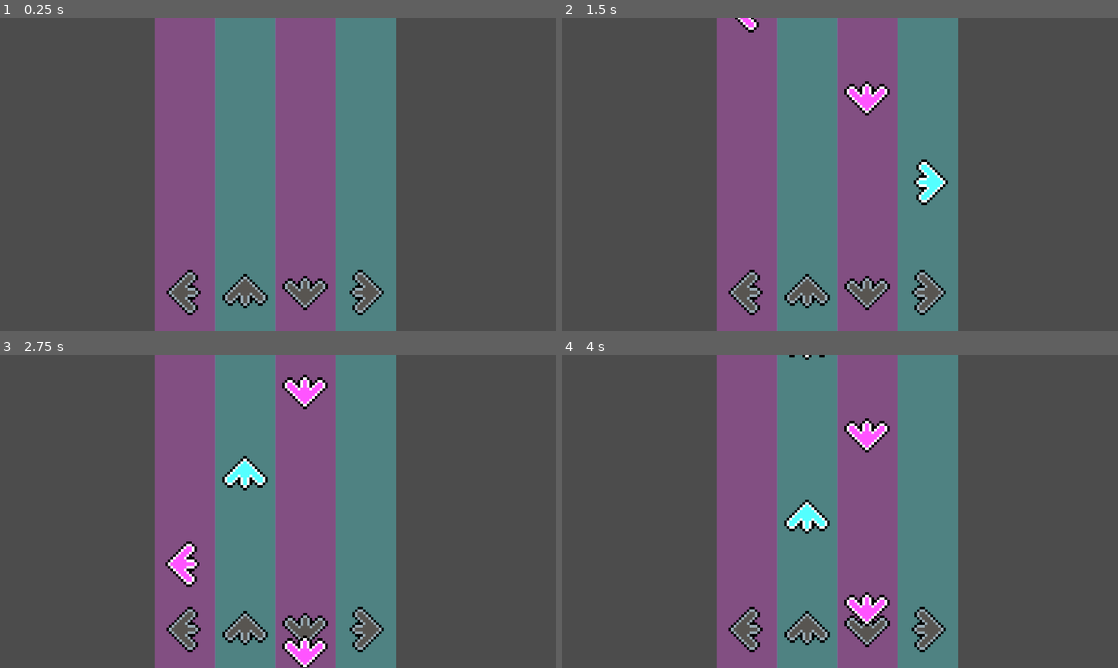
Above: before the commit, frames 1-4 (two rows, left to right).
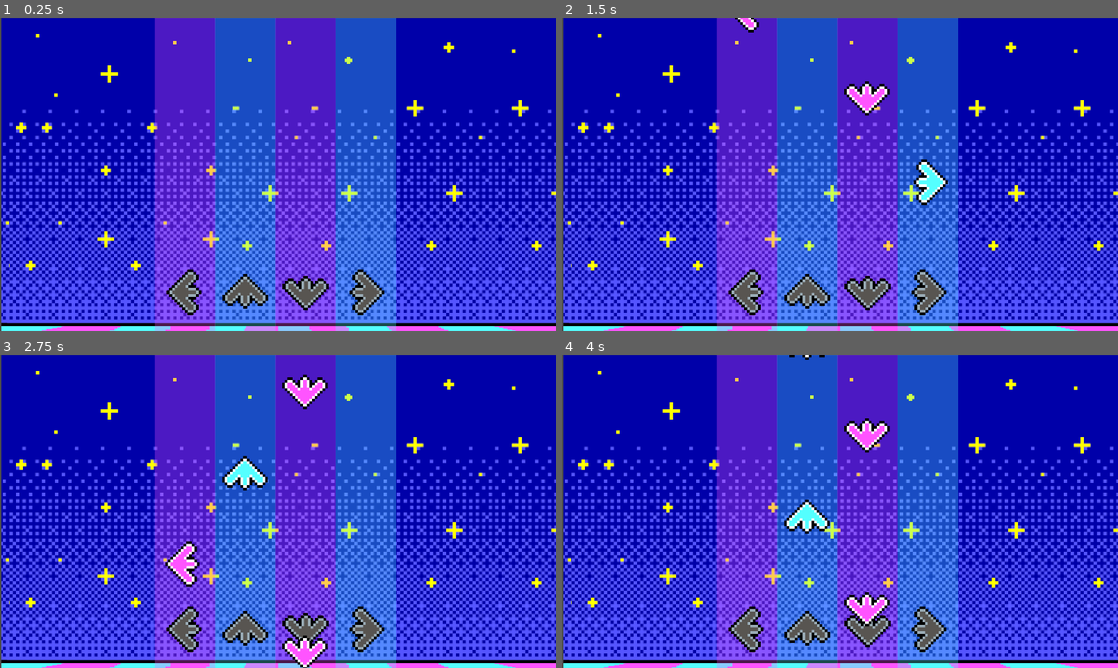
Above: after the commit, the same moments.

Repository: BoogIsko/BoogIsko
Game: Godot game, scene res://game/Game.tscn
The game is run twice, just before and just after one commit, with the same random seed, the same clock (stepped at 60 frames per second) and the same inputs. This scene is started directly instead of the project's main scene.
Inputs:
- Up to frame 1 (0.25 s): no input
- Up to frame 2 (1.5 s): no input
- Up to frame 3 (2.75 s): no input
- Up to frame 4 (4 s): no input

The runs differ from the first frame. In frame 1, 98% of the frame differs, in the area x 0-100%, y 0-100%; in frame 2, 97%; in frame 3, 96%; in frame 4, 97%.

Commit message:
Gameplay Prototype
will add more

Diff:
--- /dev/null
+++ b/boogisko_files/game/ArrowButton.tscn
@@ -0,0 +1,47 @@
+[gd_scene load_steps=8 format=2]
+
+[ext_resource path="res://assets/Game Screen/arrow_up.png" type="Texture" id=1]
+[ext_resource path="res://assets/Game Screen/arrow_up_moving.png" type="Texture" id=2]
+[ext_resource path="res://game/scripts/ArrowButton.gd" type="Script" id=3]
+
+[sub_resource type="SpriteFrames" id=1]
+animations = [ {
+"frames": [ ExtResource( 1 ), ExtResource( 2 ) ],
+"loop": true,
+"name": "default",
+"speed": 5.0
+} ]
+
+[sub_resource type="RectangleShape2D" id=2]
+
+[sub_resource type="RectangleShape2D" id=3]
+extents = Vector2( 10, 20.75 )
+
+[sub_resource type="RectangleShape2D" id=4]
+extents = Vector2( 9.75, 32.5 )
+
+[node name="ArrowButton" type="AnimatedSprite"]
+frames = SubResource( 1 )
+script = ExtResource( 3 )
+
+[node name="PerfectArea" type="Area2D" parent="."]
+
+[node name="CollisionShape2D" type="CollisionShape2D" parent="PerfectArea"]
+shape = SubResource( 2 )
+
+[node name="GoodArea" type="Area2D" parent="."]
+
+[node name="CollisionShape2D" type="CollisionShape2D" parent="GoodArea"]
+shape = SubResource( 3 )
+
+[node name="OkayArea" type="Area2D" parent="."]
+
+[node name="CollisionShape2D" type="CollisionShape2D" parent="OkayArea"]
+shape = SubResource( 4 )
+
+[connection signal="area_entered" from="PerfectArea" to="." method="_on_PerfectArea_area_entered"]
+[connection signal="area_exited" from="PerfectArea" to="." method="_on_PerfectArea_area_exited"]
+[connection signal="area_entered" from="GoodArea" to="." method="_on_GoodArea_area_entered"]
+[connection signal="area_exited" from="GoodArea" to="." method="_on_GoodArea_area_exited"]
+[connection signal="area_entered" from="OkayArea" to="." method="_on_OkayArea_area_entered"]
+[connection signal="area_exited" from="OkayArea" to="." method="_on_OkayArea_area_exited"]
--- a/boogisko_files/game/Game.tscn
+++ b/boogisko_files/game/Game.tscn
@@ -1,11 +1,73 @@
-[gd_scene load_steps=3 format=2]
+[gd_scene load_steps=17 format=2]
 
 [ext_resource path="res://assets/Game Screen/arrow_panel.png" type="Texture" id=1]
 [ext_resource path="res://game/scripts/Game.gd" type="Script" id=2]
+[ext_resource path="res://assets_new/game_screen/bg.png" type="Texture" id=3]
+[ext_resource path="res://game/ArrowButton.tscn" type="PackedScene" id=4]
+[ext_resource path="res://assets/Game Screen/arrow_down_moving.png" type="Texture" id=5]
+[ext_resource path="res://assets/Game Screen/arrow_up.png" type="Texture" id=6]
+[ext_resource path="res://assets/Game Screen/arrow_left_moving.png" type="Texture" id=7]
+[ext_resource path="res://assets/Game Screen/arrow_right_moving.png" type="Texture" id=8]
+[ext_resource path="res://assets/Game Screen/arrow_up_moving.png" type="Texture" id=9]
+[ext_resource path="res://assets/Game Screen/arrow_left.png" type="Texture" id=10]
+[ext_resource path="res://assets/Game Screen/arrow_right.png" type="Texture" id=11]
+[ext_resource path="res://assets/Game Screen/arrow_down.png" type="Texture" id=12]
+
+[sub_resource type="SpriteFrames" id=1]
+animations = [ {
+"frames": [ ExtResource( 6 ), ExtResource( 9 ) ],
+"loop": true,
+"name": "default",
+"speed": 5.0
+} ]
+
+[sub_resource type="SpriteFrames" id=2]
+animations = [ {
+"frames": [ ExtResource( 10 ), ExtResource( 7 ) ],
+"loop": true,
+"name": "default",
+"speed": 5.0
+} ]
+
+[sub_resource type="SpriteFrames" id=3]
+animations = [ {
+"frames": [ ExtResource( 12 ), ExtResource( 5 ) ],
+"loop": true,
+"name": "default",
+"speed": 5.0
+} ]
+
+[sub_resource type="SpriteFrames" id=4]
+animations = [ {
+"frames": [ ExtResource( 11 ), ExtResource( 8 ) ],
+"loop": true,
+"name": "default",
+"speed": 5.0
+} ]
 
 [node name="Game" type="Node2D"]
 script = ExtResource( 2 )
 
+[node name="Bg" type="Sprite" parent="."]
+position = Vector2( 643, 360 )
+texture = ExtResource( 3 )
+
 [node name="Sprite" type="Sprite" parent="."]
 position = Vector2( 633, 362 )
 texture = ExtResource( 1 )
+
+[node name="UpButton" parent="." instance=ExtResource( 4 )]
+position = Vector2( 565, 631 )
+frames = SubResource( 1 )
+
+[node name="LeftButton" parent="." instance=ExtResource( 4 )]
+position = Vector2( 426, 630 )
+frames = SubResource( 2 )
+
+[node name="DownButton" parent="." instance=ExtResource( 4 )]
+position = Vector2( 705, 631 )
+frames = SubResource( 3 )
+
+[node name="RightButton" parent="." instance=ExtResource( 4 )]
+position = Vector2( 843, 630 )
+frames = SubResource( 4 )
--- a/boogisko_files/game/Note.tscn
+++ b/boogisko_files/game/Note.tscn
@@ -16,7 +16,7 @@
 
 [sub_resource type="RectangleShape2D" id=2]
 
-[node name="Note" type="Area2D"]
+[node name="Note" type="Area2D" groups=["note"]]
 script = ExtResource( 5 )
 
 [node name="AnimatedSprite" type="AnimatedSprite" parent="."]
--- /dev/null
+++ b/boogisko_files/game/scripts/ArrowButton.gd
@@ -0,0 +1,33 @@
+extends AnimatedSprite
+
+var isPerfect = false
+var isGood = false
+var isOkay = false
+
+func _on_PerfectArea_area_entered(area: Area2D) -> void:
+	if area.is_in_group("note"):
+		isPerfect = true
+
+
+func _on_PerfectArea_area_exited(area: Area2D) -> void:
+	if area.is_in_group("note"):
+		isPerfect = false
+
+
+func _on_GoodArea_area_entered(area: Area2D) -> void:
+	if area.is_in_group("note"):
+		isGood = true
+
+
+func _on_GoodArea_area_exited(area: Area2D) -> void:
+	if area.is_in_group("note"):
+		isGood = false
+
+func _on_OkayArea_area_entered(area: Area2D) -> void:
+	if area.is_in_group("note"):
+		isOkay = true
+
+
+func _on_OkayArea_area_exited(area: Area2D) -> void:
+	if area.is_in_group("note"):
+		isOkay = false
